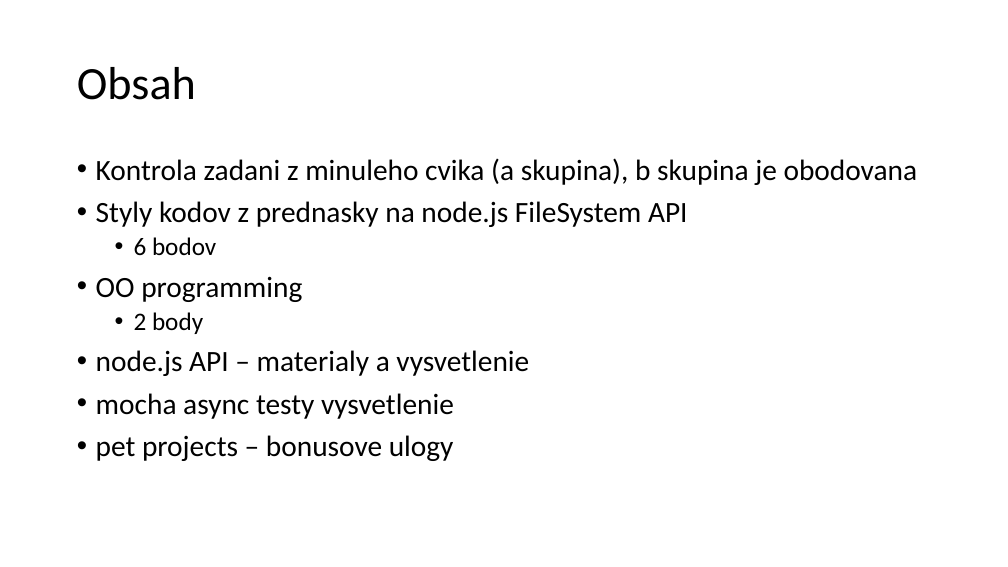
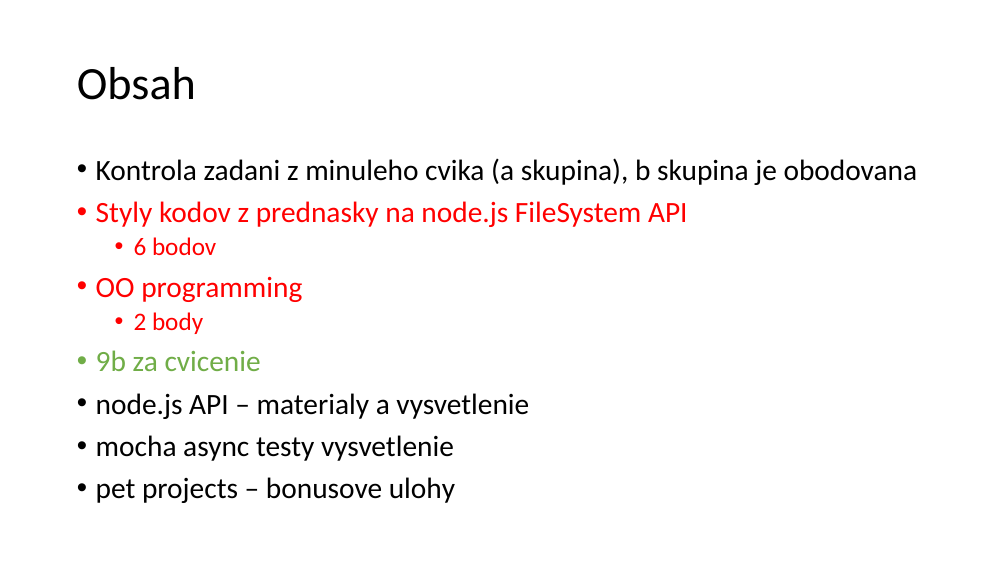
Before and after one commit to yimejky/wawjs, a slide deck: slide 2 of 03-cvicenie/03-cvicenie.pptx. Drawn at 1008x567 pixels with LibreOffice and Linux fonts; fonts in the diff are those of the drawing. Boxes give left, top, right and bottom in pixels: in the first picture for what was removed or moved away, otherwise in the second. Text is boxed around its words. In the diff, an @@ line names an element or a change of style, - is before the commit and + after.

```diff
--- a/03-cvicenie/03-cvicenie.pptx
+++ b/03-cvicenie/03-cvicenie.pptx
@@ text at bbox=[96, 201, 688, 334]: text colour #000000 to #FF0000 in "Styly kodov z prednasky na node.js FileSystem ...", "6 bodov", "OO programming", "2 body" @@
@@ text at bbox=[96, 350, 261, 371]: paragraph added @@
+• 9b za cvicenie
@@ text at bbox=[96, 477, 455, 503]: text changed @@
-• pet projects – bonusove ulogy
+• pet projects – bonusove ulohy
```
Also in this commit, not shown: 5 other slides changed, 2 slides added.
